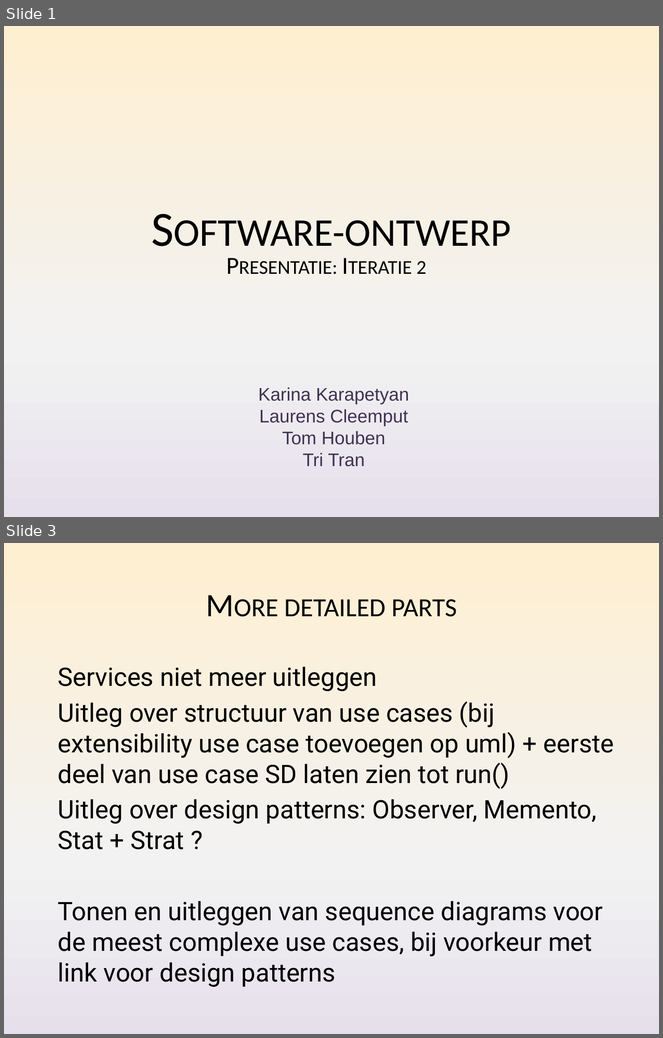
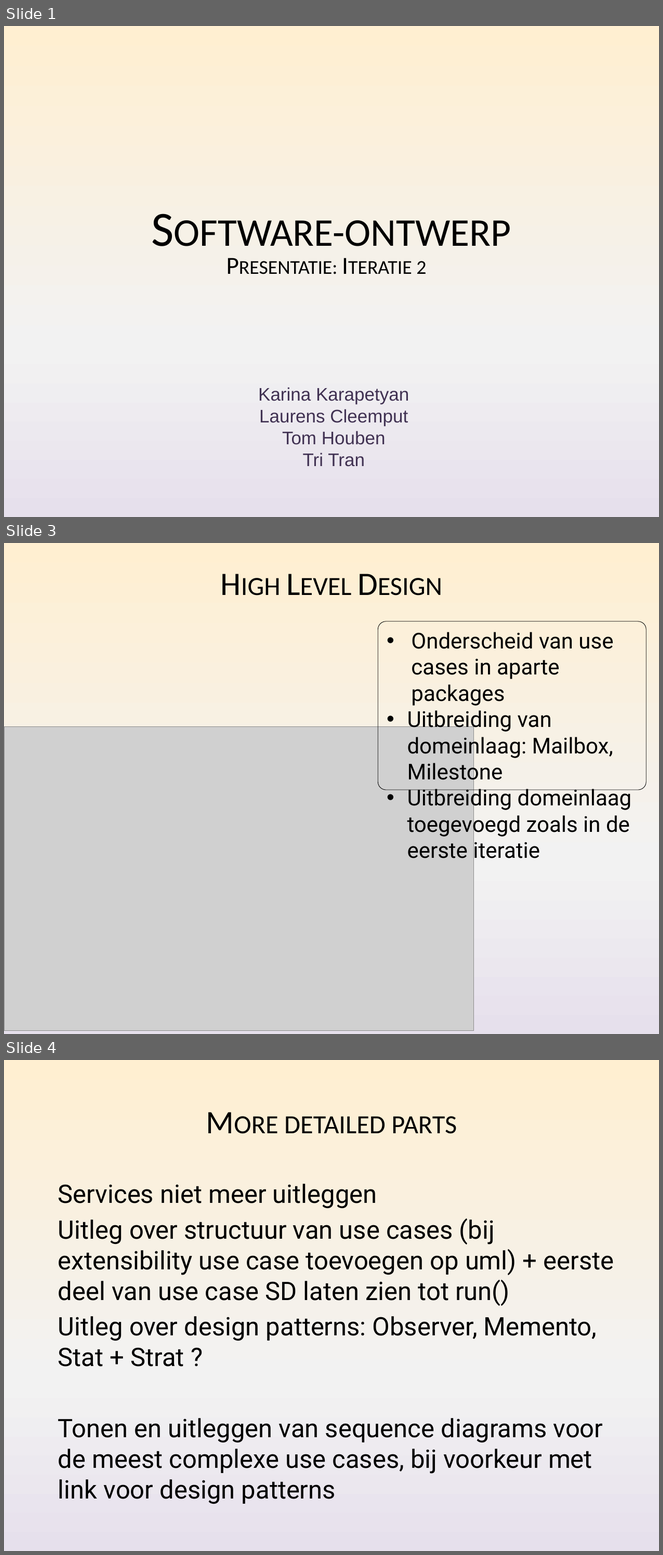
Before and after one commit to Nickelium/Software-Development, a slide deck: Presentaties/Iteratie 2/SWOP Presentatie 2 Inhoud.pptx. Shown one above the other, each under a label of ours: slides 1 and 3 before the commit, slides 1, 3 and 4 after it; the slides between them are not shown. The pictures are 663x1038 and 663x1555 pixels, drawn with LibreOffice and Linux fonts; fonts in the diff are those of the drawing; grey boxes stand for pictures. Boxes give left, top, right and bottom in pixels: in the first picture for what was removed or moved away, otherwise in the second. Text is boxed around its words. In the diff, an @@ line names an element or a change of style, - is before the commit and + after.

```diff
--- a/Presentaties/Iteratie 2/SWOP Presentatie 2 Inhoud.pptx
+++ b/Presentaties/Iteratie 2/SWOP Presentatie 2 Inhoud.pptx
@@ slide 3 added at <box>4,543,659,1034</box>, background gradient #FFEFD1 to #F2F2F2 to #E6E0EC @@
@@ title added at <box>37,543,626,623</box>, 36 pt, text #000000, small capitals @@
+High Level Design
@@ rounded rectangle added at <box>378,622,646,790</box>, outline #000000 0.5 pt, 24 pt, text #000000 @@
+• Onderscheid van use cases in aparte packages
+• Uitbreiding van domeinlaag: Mailbox, Milestone
+• Uitbreiding domeinlaag toegevoegd zoals in de eerste iteratie
@@ picture added at <box>4,727,474,1032</box> @@
@@ what was slide 3 is now slide 4 @@
```
Also in this commit, not shown: 1 slide changed, 2 other slides added, 2 slides removed, 3 other files.
